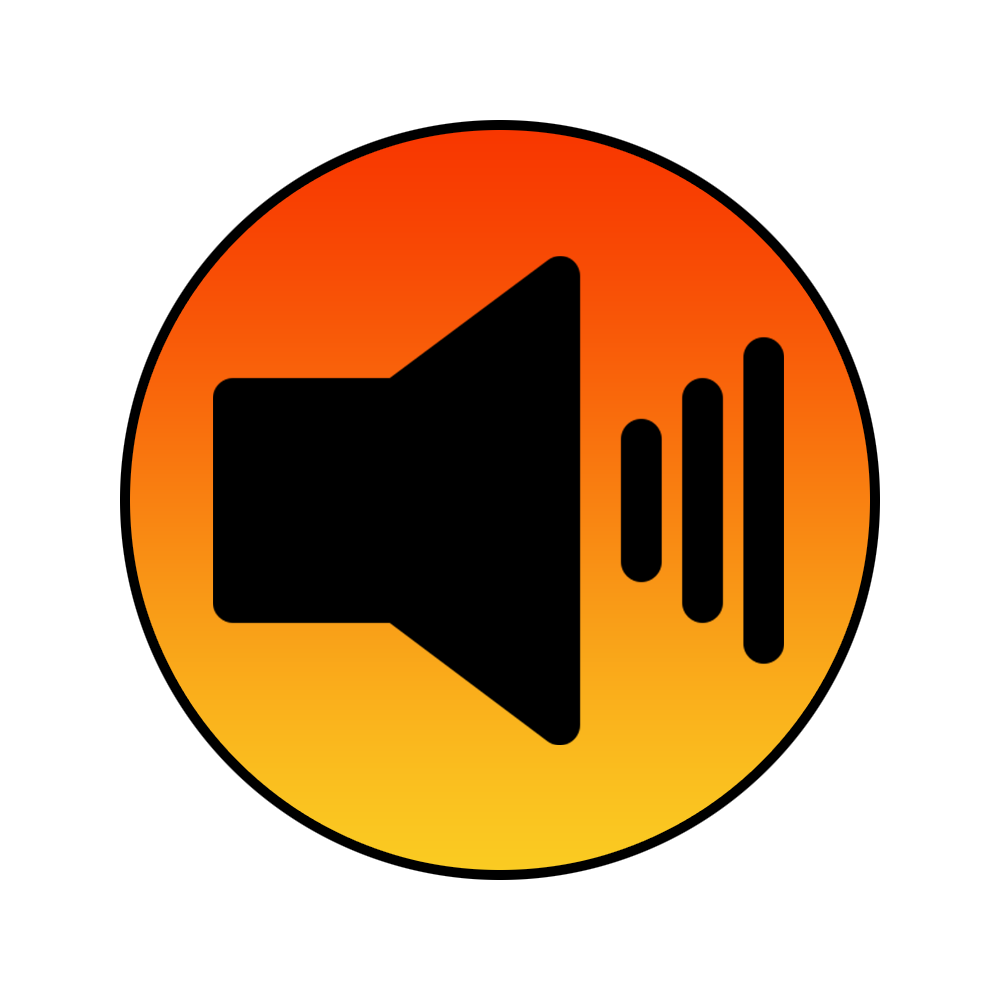
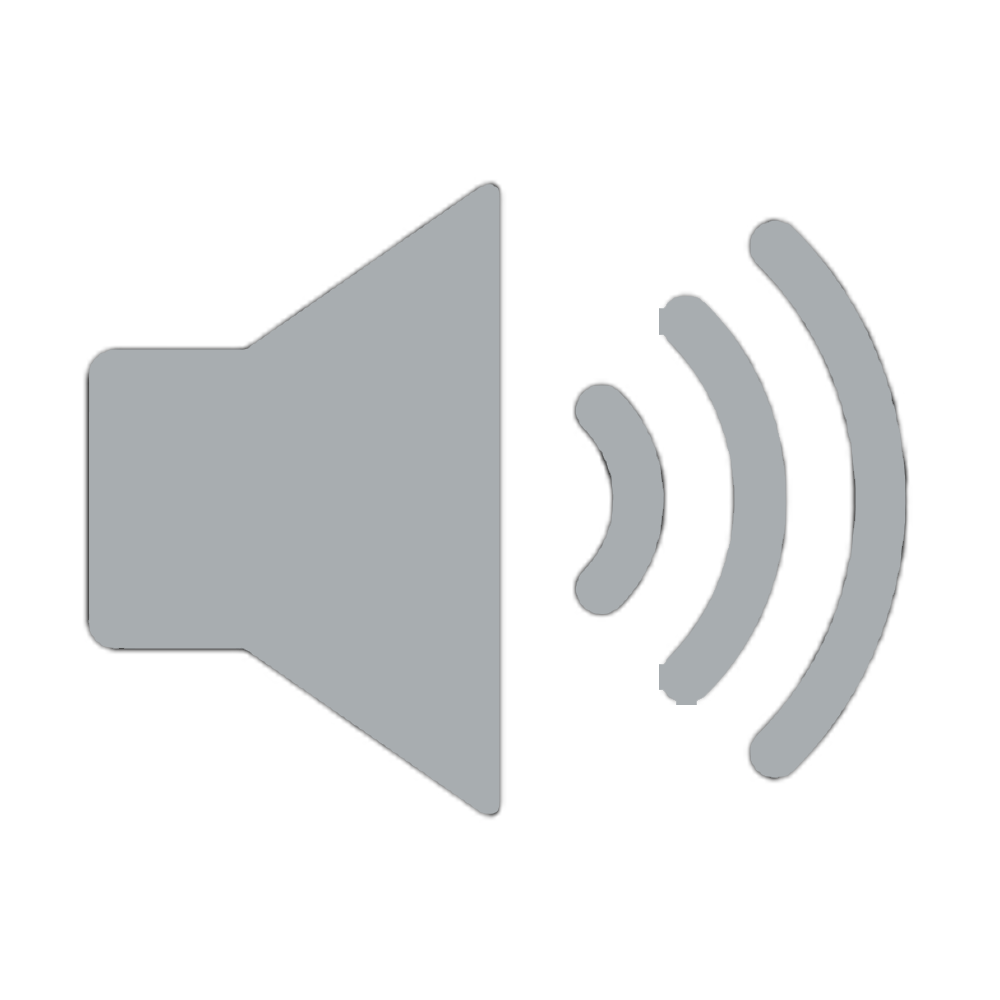
Before/after of a 1000px x 1000px layered artwork. What changed in the layer stack:
removed layer "iconfinder-volume-max-sound-speaker-audio-4593170_122277" over [213, 256, 784, 745]
painted on "Слой 2" over [82, 120, 911, 880]
